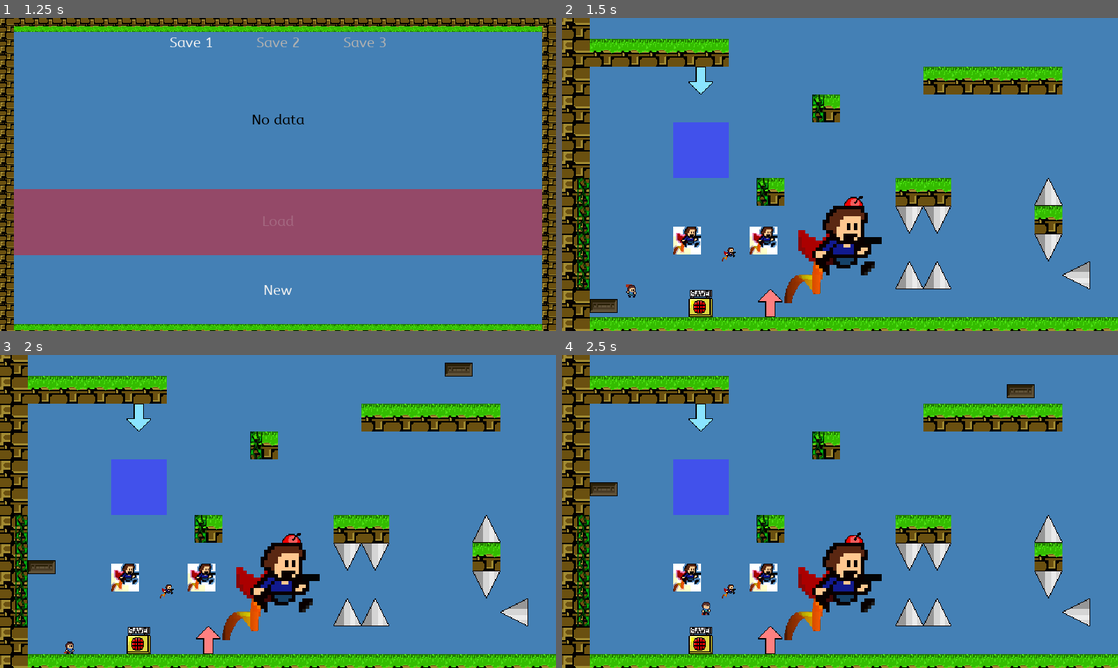
Above: before the commit, frames 1-4 (two rows, left to right).
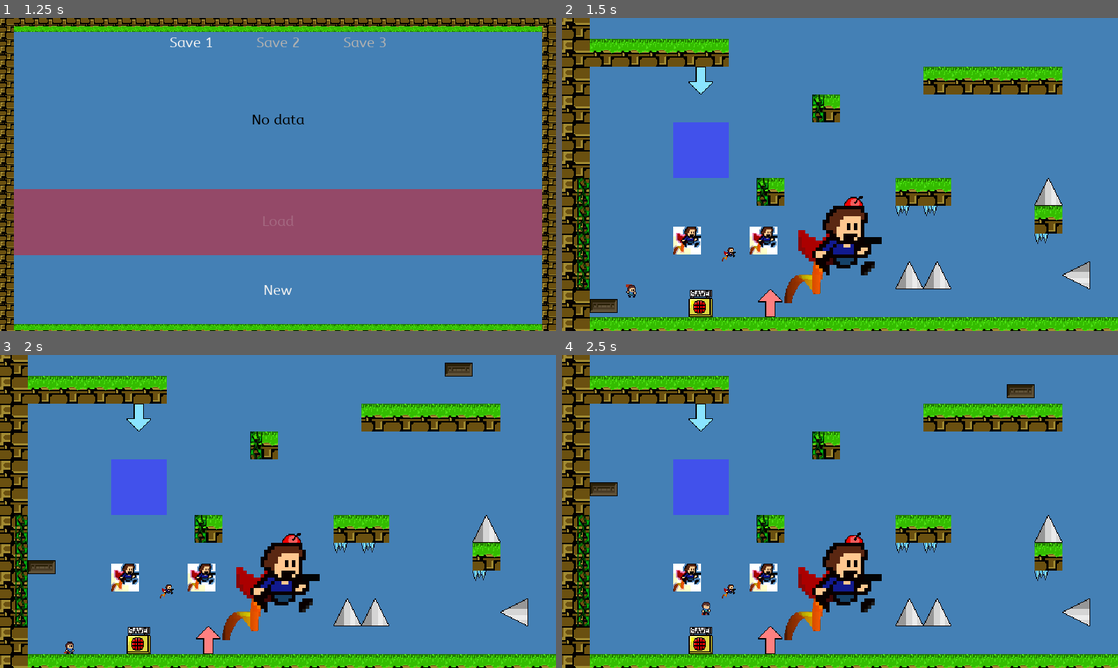
Above: after the commit, the same moments.

Repository: Smartkin/i-wanna-go-through-time-game-jam-edition
Game: Godot game, scene res://Rooms/Title.tscn
The game is run twice, just before and just after one commit, with the same random seed, the same clock (stepped at 60 frames per second) and the same inputs. Sound files missing from this copy of the repository are replaced by a short silence.
Inputs (mouse positions are in pixels of both pictures, inside the frame that each line leads up to):
- Up to frame 1 (1.25 s): click "Start Game" at 0.5 s
- Up to frame 2 (1.5 s): click "New" at 1.25 s
- Up to frame 3 (2 s): no input
- Up to frame 4 (2.5 s): tap Enter at 2 s; move the mouse to (962, 495) at 2.02 s; hold Right (right) from 2.03 s (still down); tap X (dash) at 2.1 s; click (962, 495) at 2.17 s; tap Shift (jump) at 2.27 s

Frame 1 is identical in both runs. In frame 2, 0.7% of the frame differs, in the area x 60-90%, y 60-78%; in frame 3, 0.7%; in frame 4, 0.7%.

Commit message:
Start updating spike sprites

Diff:
--- a/Objects/Hazards/SpikeDown.tscn
+++ b/Objects/Hazards/SpikeDown.tscn
@@ -1,19 +1,19 @@
-[gd_scene load_steps=4 format=2]
+[gd_scene load_steps=3 format=2]
 
-[ext_resource path="res://Sprites/Hazards/sprSpikeDown_0.png" type="Texture" id=1]
+[ext_resource path="res://Sprites/Hazards/ice_spikes.png" type="Texture" id=1]
 [ext_resource path="res://Scripts/Killers/Base.gd" type="Script" id=2]
-
-[sub_resource type="ConvexPolygonShape2D" id=1]
-points = PoolVector2Array( 16, 32, 1, 0, 31, 0 )
 
 [node name="SpikeDown" type="Node2D"]
 
 [node name="Sprite" type="Sprite" parent="."]
-position = Vector2( 16, 16 )
+position = Vector2( 8, 8 )
 texture = ExtResource( 1 )
+hframes = 4
+frame = 2
 
 [node name="Hitbox" type="KinematicBody2D" parent="."]
+collision_layer = 8
 script = ExtResource( 2 )
 
-[node name="CollisionShape2D" type="CollisionShape2D" parent="Hitbox"]
-shape = SubResource( 1 )
+[node name="CollisionShape2D" type="CollisionPolygon2D" parent="Hitbox"]
+polygon = PoolVector2Array( 1, 0, 15, 0, 15, 6, 1, 6 )
